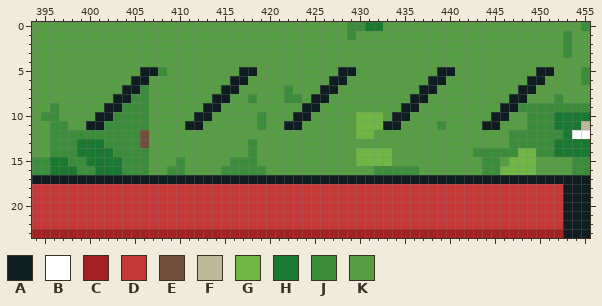
Two versions of one pixel-art file, proj/arcane/res/tex/_slop/hud.aseprite. The first picture shows the starting point.
480x270 pixels, 1 frame. Colours within 5 levels of each other are drawn and written as one. Shown: x 394..455, y 0..23.
Visible layers, top first: "healthbar/health_fill", "healthbar/health_bg", "dash/dash_mid_fill_example", "dash/dash_fill", "dash/dash_bg", "hunger bar/hunger_remaining_example", "hunger bar/hunger_empty", "hunger bar/hunger_half", "hunger bar/hunger_full", "ref".
Palette (. is transparent): A #0f1d21  B #ffffff  C #a22222  D #c53838  E #714e3b  F #bdb89a  G #6fb644  H #1b7830  J #3b8d3c  K #579d44
Pixels before, first column x 394:
 0 KKKKKKKKKKKKKKKKKKKKKKKKKKKKKKKKKKKJJHHKKKKKKKKKKKKKKKKKKKKKKJ
 1 KKKKKKKKKKKKKKKKKKKKKKKKKKKKKKKKKKKJKKKKKKKKKKKKKKKKKKKKKKKJKK
 2 KKKKKKKKKKKKKKKKKKKKKKKKKKKKKKKKKKKKKKKKKKKKKKKKKKKKKKKKKKKJKK
 3 KKKKKKKKKKKKKKKKKKKKKKKKKKKKKKKKKKKKKKKKKKKKKKKKKKKKKKKKKKKJKK
 4 KKKKKKKKKKKKKKKKKKKKKKKKKKKKKKKKKKKKKKKKKKKKKKKKKKKKKKKKKKKKKK
 5 KKKKKKKKKKKKAAJKKKKKKKKAAKKKKKKKKKAAKKKKKKKKKAAKKKKKKKKKAAKKKJ
 6 KKKKKKKKKKKAAKKKKKKKKKAAKKKKKKKKKAAKKKKKKKKKAAKKKKKKKKKAAKKKKJ
 7 KKKKKKKKKKAAJKKKKKKKKAAKKKKKJKKKAAKKKKKKKKKAAKKKKKKKKKAAKKKKKK
 8 KKKKKKKKKAAJJKKKKKKKAAKKJKKKJJKAAKKKKKKKKKAAKKKKKKKKKAAKKKJKKK
 9 KKJKKKKKAAJJJKKKKKKAAKKKKKKKKKAAKKKKKKKKKAAKKKKKKKKKAAJJJJJJJJ
10 KJJKKKKAAJJJJKKKKKAAKKKKKJKKKAAKKKKKGGGKAAKKKKKKKKKAAKKJJJHHHH
11 KKJJKKAAJJJJJKKKKAAKKKKKKJKKAAKKKKKKGGGAAKKKKJKKKKAAKKKJJJHHHF
12 KKJJJJJJJJJJEKKKKKKKKKKKKKKKKKKKKKKKGGKKKKKKKKKKKKKKKJJJJJJHBB
13 KKJJJHHHJJJJEKKKKKKKKKKKJKKKKKKKKKKKKKKKKKKKKKKKKKKKKJJJJJHHHH
14 KKJJJHHHHJJJJKKKKKKKKKKKJKKKKKKKKKKKGGGGKKKKKKKKKJJJJJGGJJHHHH
15 JJHHJJHHHHJJJKKKJKKKKKJJJKKKKKKKKKKKGGGGKKKKKKKKKKJJKGGGKKKKJJ
16 JJHHHJJHHHJJJKKJJKKKKJJJJJKKKKKKKKKKKKJJJJJKKKKKKKJJGGGGKKKKJJ
17 AAAAAAAAAAAAAAAAAAAAAAAAAAAAAAAAAAAAAAAAAAAAAAAAAAAAAAAAAAAAAA
18 DDDDDDDDDDDDDDDDDDDDDDDDDDDDDDDDDDDDDDDDDDDDDDDDDDDDDDDDDDDAAA
19 DDDDDDDDDDDDDDDDDDDDDDDDDDDDDDDDDDDDDDDDDDDDDDDDDDDDDDDDDDDAAA
20 DDDDDDDDDDDDDDDDDDDDDDDDDDDDDDDDDDDDDDDDDDDDDDDDDDDDDDDDDDDAAA
21 DDDDDDDDDDDDDDDDDDDDDDDDDDDDDDDDDDDDDDDDDDDDDDDDDDDDDDDDDDDAAA
22 DDDDDDDDDDDDDDDDDDDDDDDDDDDDDDDDDDDDDDDDDDDDDDDDDDDDDDDDDDDAAA
23 CCCCCCCCCCCCCCCCCCCCCCCCCCCCCCCCCCCCCCCCCCCCCCCCCCCCCCCCCCCAAA
After:
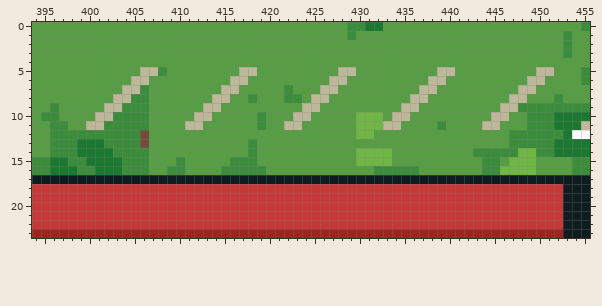
Message: another one
Change:
{"where": "layers \"hunger bar/hunger_remaining_example\", \"hunger bar/hunger_empty\""}
{"y":5,"x":406,"old":"AA","new":"FF"}
{"y":5,"x":417,"old":"AA","new":"FF"}
{"y":5,"x":428,"old":"AA","new":"FF"}
{"y":5,"x":439,"old":"AA","new":"FF"}
{"y":5,"x":450,"old":"AA","new":"FF"}
{"y":6,"x":405,"old":"AA","new":"FF"}
{"y":6,"x":416,"old":"AA","new":"FF"}
{"y":6,"x":427,"old":"AA","new":"FF"}
{"y":6,"x":438,"old":"AA","new":"FF"}
{"y":6,"x":449,"old":"AA","new":"FF"}
{"y":7,"x":404,"old":"AA","new":"FF"}
{"y":7,"x":415,"old":"AA","new":"FF"}
{"y":7,"x":426,"old":"AA","new":"FF"}
{"y":7,"x":437,"old":"AA","new":"FF"}
{"y":7,"x":448,"old":"AA","new":"FF"}
{"y":8,"x":403,"old":"AA","new":"FF"}
{"y":8,"x":414,"old":"AA","new":"FF"}
{"y":8,"x":425,"old":"AA","new":"FF"}
{"y":8,"x":436,"old":"AA","new":"FF"}
{"y":8,"x":447,"old":"AA","new":"FF"}
{"y":9,"x":402,"old":"AA","new":"FF"}
{"y":9,"x":413,"old":"AA","new":"FF"}
{"y":9,"x":424,"old":"AA","new":"FF"}
{"y":9,"x":435,"old":"AA","new":"FF"}
{"y":9,"x":446,"old":"AA","new":"FF"}
{"y":10,"x":401,"old":"AA","new":"FF"}
{"y":10,"x":412,"old":"AA","new":"FF"}
{"y":10,"x":423,"old":"AA","new":"FF"}
{"y":10,"x":434,"old":"AA","new":"FF"}
{"y":10,"x":445,"old":"AA","new":"FF"}
{"y":11,"x":400,"old":"AA","new":"FF"}
{"y":11,"x":411,"old":"AA","new":"FF"}
{"y":11,"x":422,"old":"AA","new":"FF"}
{"y":11,"x":433,"old":"AA","new":"FF"}
{"y":11,"x":444,"old":"AA","new":"FF"}
{"label":"changed","picture_box":[86,67,257,130]}
{"label":"changed","picture_box":[284,67,356,130]}
{"label":"changed","picture_box":[383,67,554,130]}
